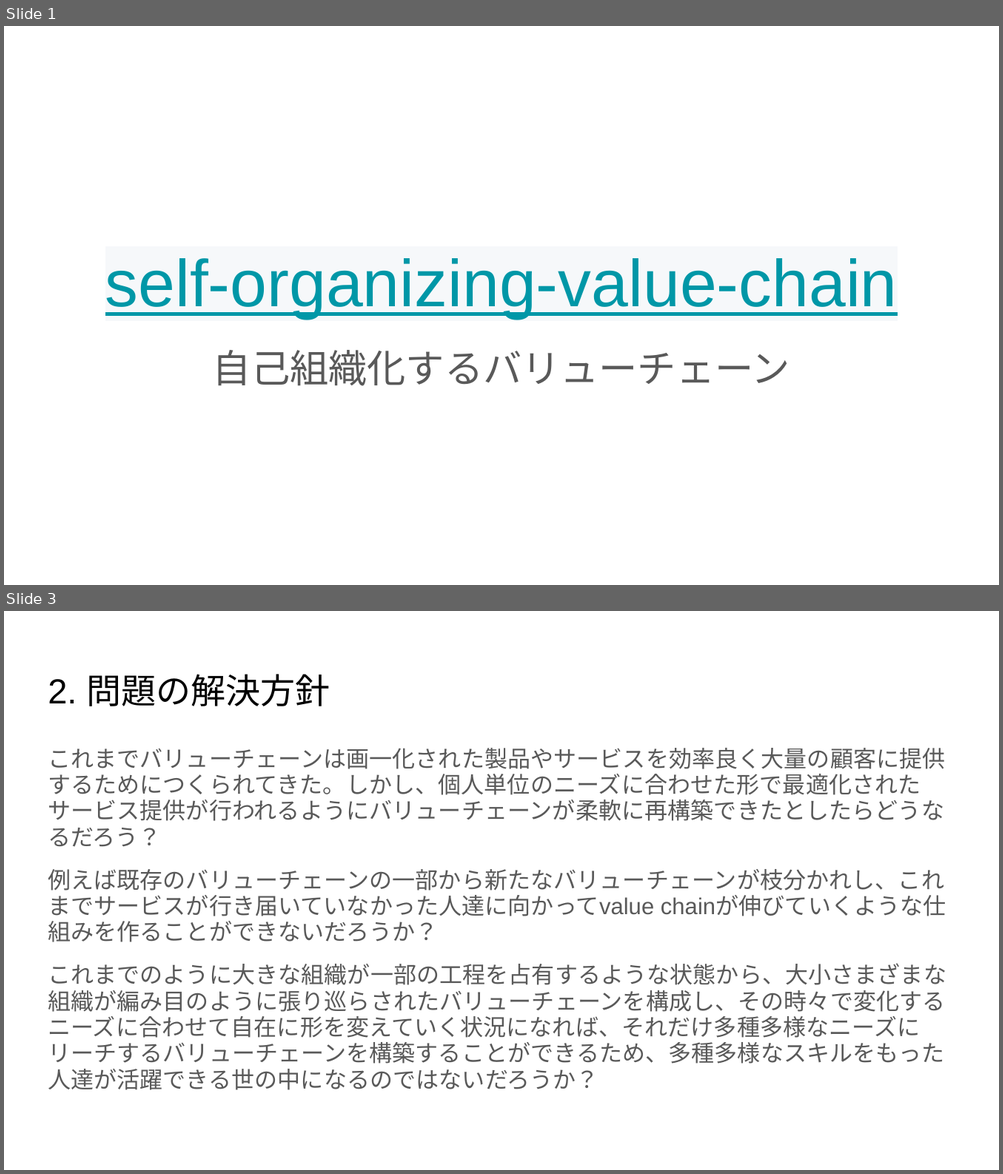
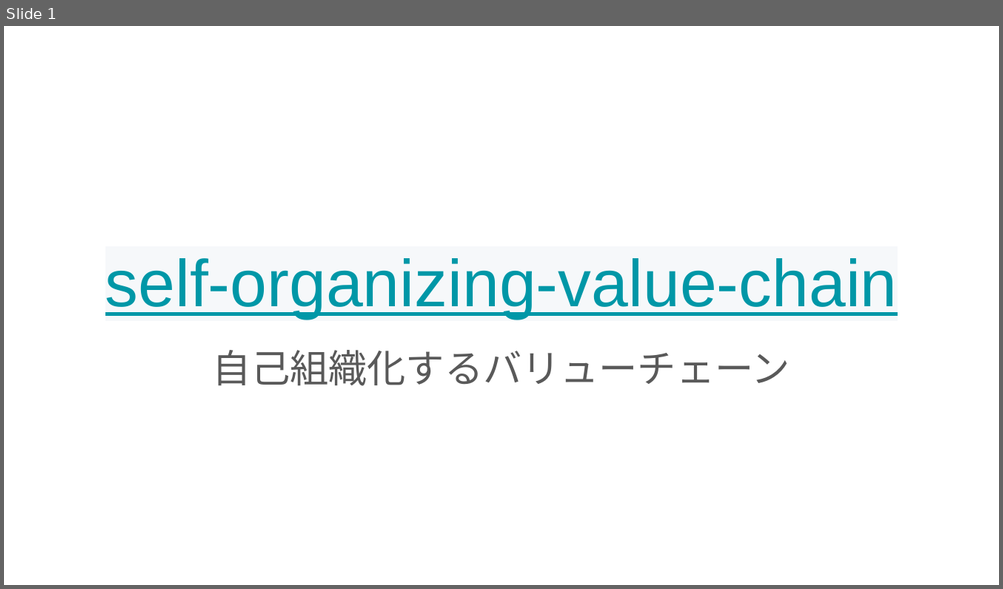
Before and after one commit to urashin/self-organized-value-chain, a slide deck: docs/base-idea/self-organizing-value-chain.pptx. Shown one above the other, each under a label of ours: slides 1 and 3 before the commit, slide 1 after it; the slides between them are not shown. The pictures are 1003x1174 and 1003x589 pixels, drawn with LibreOffice and Linux fonts; fonts in the diff are those of the drawing. Boxes give left, top, right and bottom in pixels: in the first picture for what was removed or moved away, otherwise in the second. Text is boxed around its words. In the diff, an @@ line names an element or a change of style, - is before the commit and + after.

```diff
--- a/docs/base-idea/self-organizing-value-chain.pptx
+++ b/docs/base-idea/self-organizing-value-chain.pptx
@@ slide 3 removed at (4,611,999,1170), background #FFFFFF @@
@@ title removed at (48,674,330,706) @@
-2. 問題の解決方針
@@ text removed at (48,748,946,1091) @@
-これまでバリューチェーンは画一化された製品やサービスを効率良く大量の顧客に提供するためにつくられてきた。しかし、個人単位のニーズに合わせた形で最適化されたサービス提供が行われるようにバリューチェーンが柔軟に再構築できたとしたらどうなるだろう？
-例えば既存のバリューチェーンの一部から新たなバリューチェーンが枝分かれし、これまでサービスが行き届いていなかった人達に向かってvalue chainが伸びていくような仕組みを作ることができないだろうか？
-これまでのように大きな組織が一部の工程を占有するような状態から、大小さまざまな組織が編み目のように張り巡らされたバリューチェーンを構成し、その時々で変化するニーズに合わせて自在に形を変えていく状況になれば、それだけ多種多様なニーズにリーチするバリューチェーンを構築することができるため、多種多様なスキルをもった人達が活躍できる世の中になるのではないだろうか？
```
Also in this commit, not shown: 4 slides changed, 3 slides added, 5 other slides removed, 1 other file.
